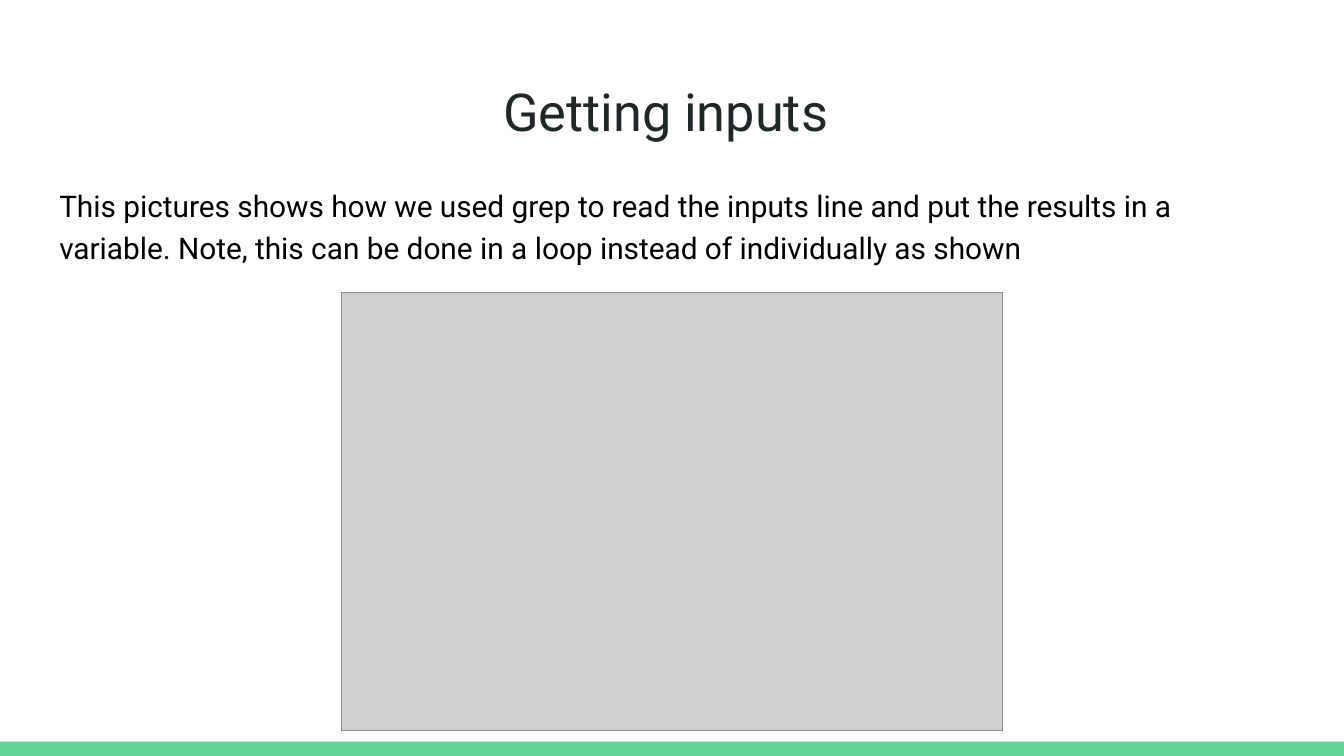
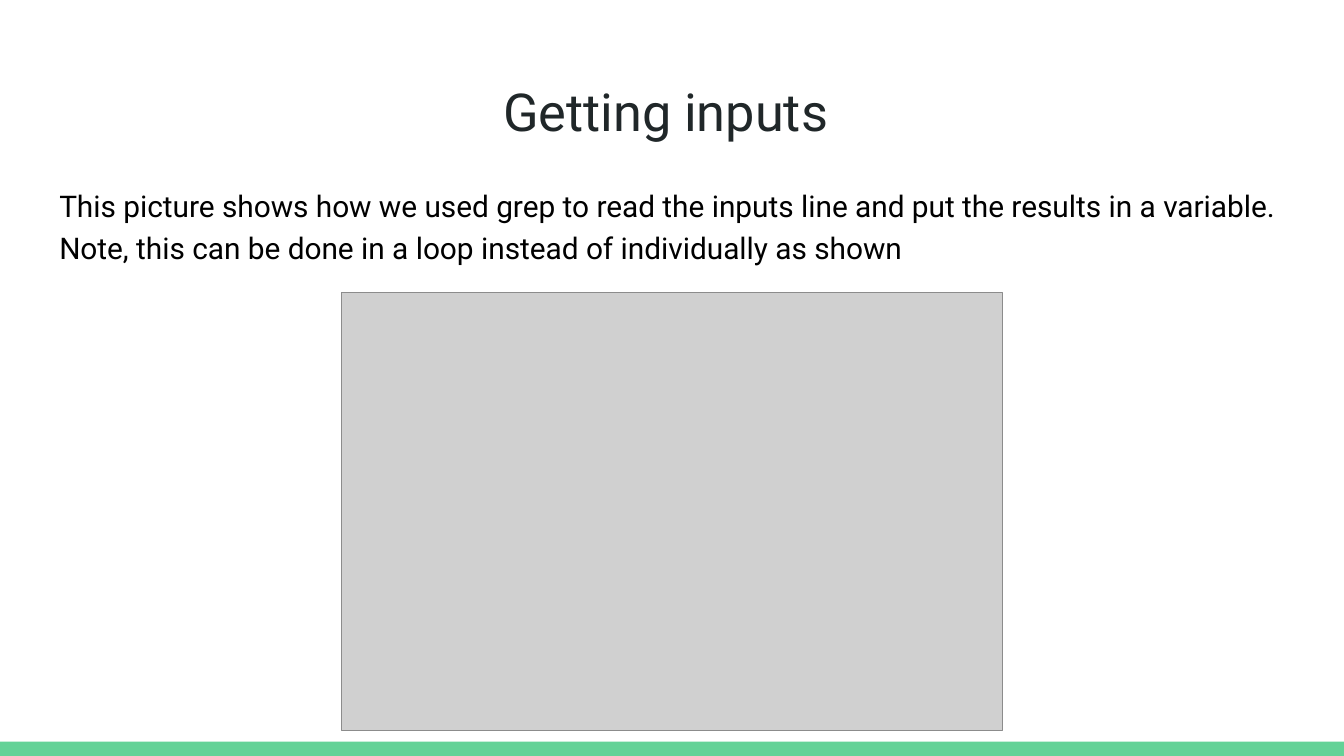
Before and after one commit to CSCI-362-02-2017/KMP, a slide deck: slide 27 of KMP_presentation.pptx (slide 26 before the commit). Drawn at 1344x756 pixels with LibreOffice and Linux fonts; fonts in the diff are those of the drawing; grey boxes stand for pictures. Boxes give left, top, right and bottom in pixels: in the first picture for what was removed or moved away, otherwise in the second. Text is boxed around its words. In the diff, an @@ line names an element or a change of style, - is before the commit and + after.

```diff
--- a/KMP_presentation.pptx
+++ b/KMP_presentation.pptx
@@ text at box(59, 194, 1274, 266): text changed @@
-This pictures shows how we used grep to read the inputs line and put the results in a variable. Note, this can be done in a loop instead of individually as shown
+This picture shows how we used grep to read the inputs line and put the results in a variable. Note, this can be done in a loop instead of individually as shown
```
Also in this commit, not shown: 8 other slides changed, 1 slide added.
